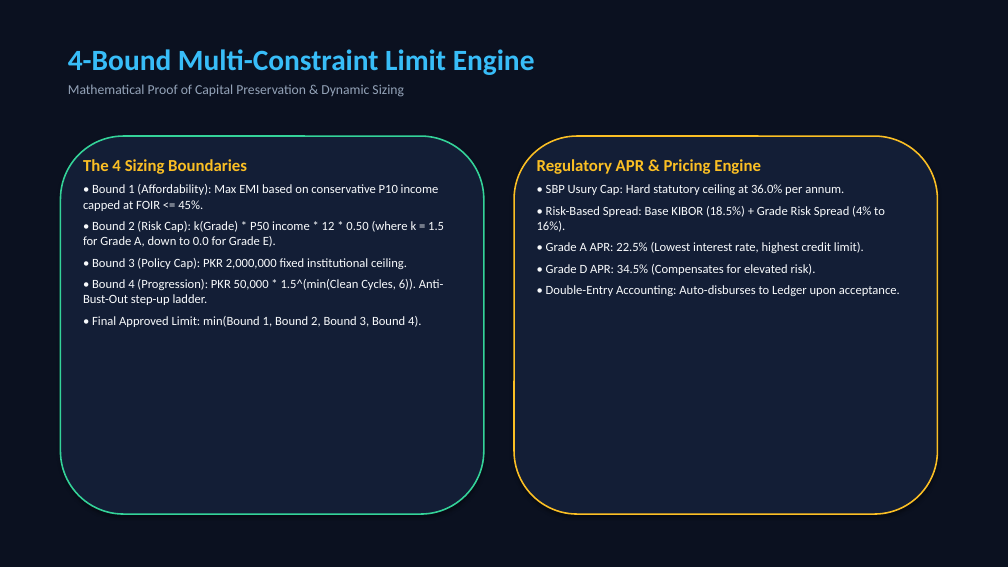
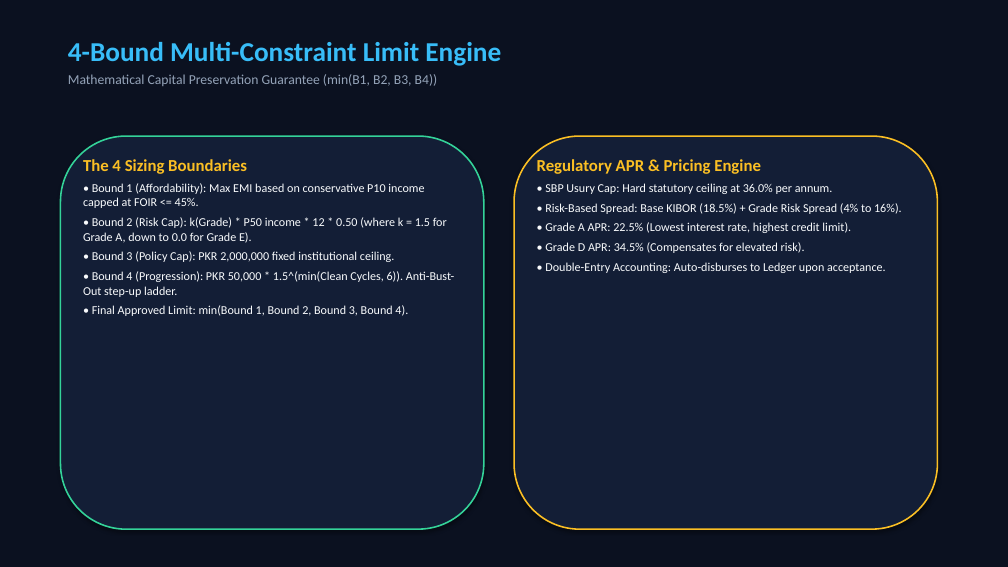
Before and after one commit to khayam1064/AI-CREDIT-SCORING, a slide deck: slide 9 of AI_Credit_Scoring_Conference_Master_Presentation.pptx (slide 7 before the commit). Drawn at 1008x567 pixels with LibreOffice and Linux fonts; fonts in the diff are those of the drawing. Boxes give left, top, right and bottom in pixels: in the first picture for what was removed or moved away, otherwise in the second. Text is boxed around its words. In the diff, an @@ line names an element or a change of style, - is before the commit and + after.

Commit message:
Enhance conference presentation with flow.png, ROC curve, grade distribution, IFRS 9, and SHAP charts

```diff
--- a/AI_Credit_Scoring_Conference_Master_Presentation.pptx
+++ b/AI_Credit_Scoring_Conference_Master_Presentation.pptx
@@ text "4-Bound Multi-Constraint Limit Engine": place and size @@
-text "4-Bound Multi-Constraint Limit Engine" at [68,49,535,97]
+text "4-Bound Multi-Constraint Limit Engine" at [68,42,501,86]
@@ text at [68,42,501,66]: size 28 to 26 pt in "4-Bound Multi-Constraint Limit Engine" @@
@@ text at [68,74,438,86]: text changed @@
-Mathematical Proof of Capital Preservation & Dynamic Sizing
+Mathematical Capital Preservation Guarantee (min(B1, B2, B3, B4))
@@ rounded rectangle: place and size @@
-rounded rectangle at [60,136,484,514]
+rounded rectangle at [60,136,484,529]
@@ rounded rectangle: place and size @@
-rounded rectangle at [514,136,938,514]
+rounded rectangle at [514,136,938,529]
@@ text at [83,183,455,316]: size 12 to 11.5 pt; less space between paragraphs @@
@@ text at [545,183,902,273]: size 12 to 11.5 pt; less space between paragraphs @@
```
Also in this commit, not shown: 9 other slides changed, 4 slides added, 2 slides removed, 4 other files.
